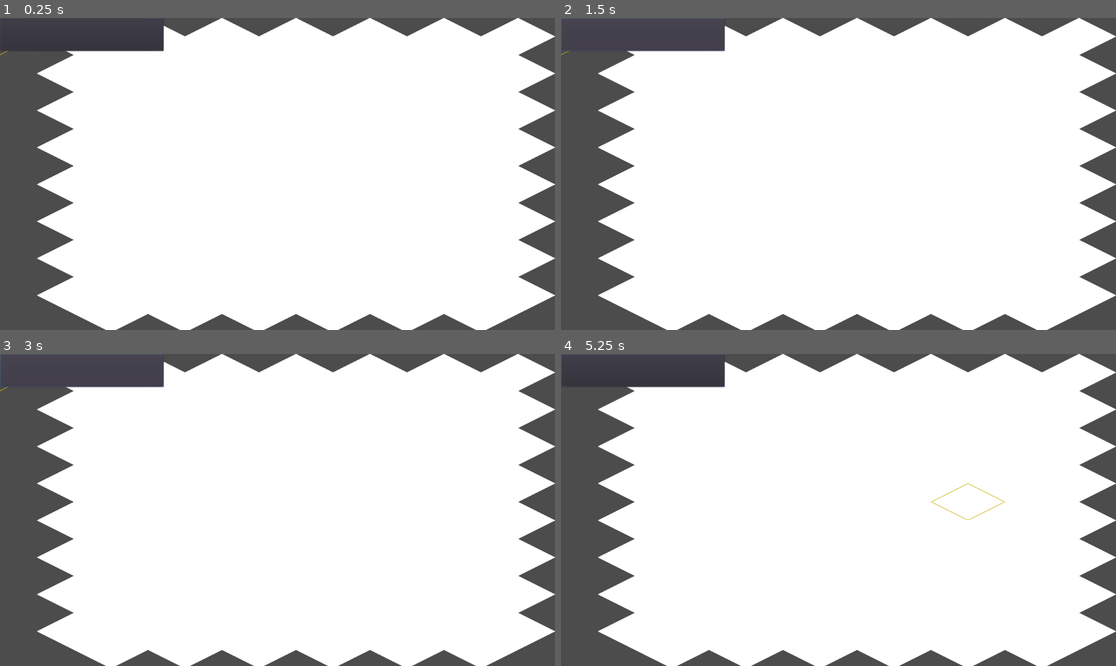
Above: before the commit, frames 1-4 (two rows, left to right).
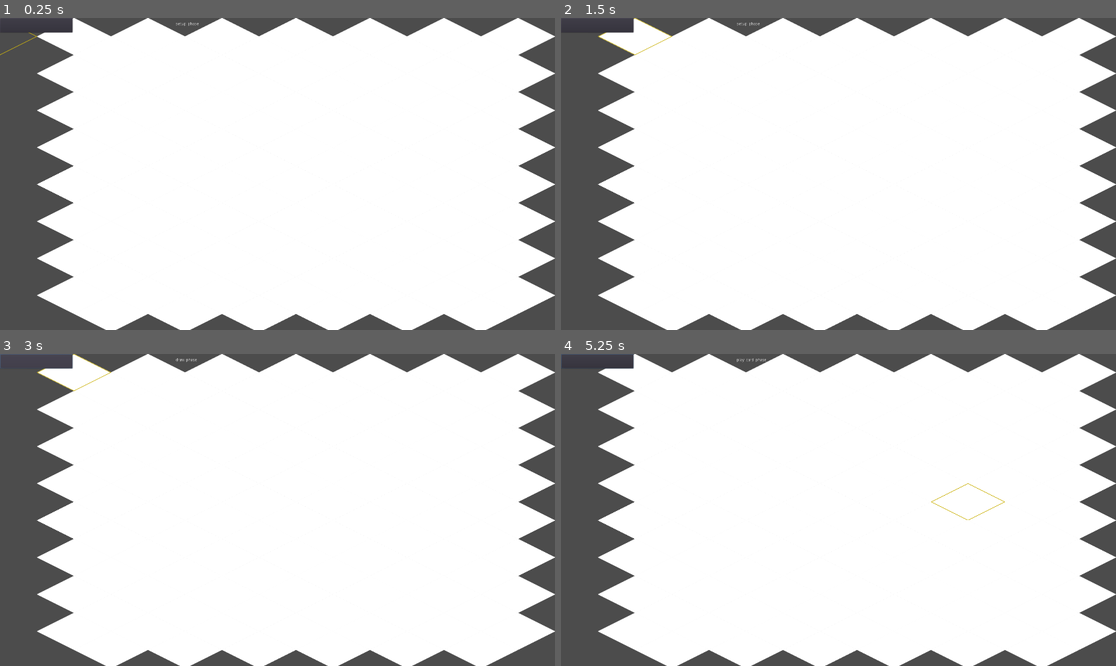
Above: after the commit, the same moments.

Repository: sondahkind/nom-nom-skyscraper
Game: Godot game, scene res://Scenes/Main.tscn
Two runs of this game, one before a commit and one after it. Both use one fixed random seed, a clock stepped at 60 frames per second and the inputs below.
Inputs (mouse positions are in pixels of both pictures, inside the frame that each line leads up to):
- Up to frame 1 (0.25 s): no input
- Up to frame 2 (1.5 s): click (644, 33) at 0.52 s; click (644, 33) at 1.27 s
- Up to frame 3 (3 s): click (38, 360) at 2.02 s; click (38, 360) at 2.77 s
- Up to frame 4 (5.25 s): click (644, 369) at 3.52 s; click (599, 360) at 4.27 s; tap Enter at 5 s; move the mouse to (960, 494) at 5.02 s; click (960, 494) at 5.17 s

The runs differ from the first frame. In frame 1, 1.7% of the frame differs, in the area x 1-36%, y 0-11%; in frame 2, 1.7%, in the area x 0-36%, y 0-13%; in frame 3, 1.7%; in frame 4, 1.7%.

Commit message:
added button to switch between phases

Diff:
--- a/nom-nom-skyscraper/Scenes/Main.tscn
+++ b/nom-nom-skyscraper/Scenes/Main.tscn
@@ -1,7 +1,9 @@
-[gd_scene load_steps=3 format=2]
+[gd_scene load_steps=5 format=2]
 
 [ext_resource path="res://Assets/Tiles/tiles.tres" type="TileSet" id=1]
 [ext_resource path="res://Scripts/TileEdit.gd" type="Script" id=2]
+[ext_resource path="res://Scripts/NextPhaseButton.gd" type="Script" id=3]
+[ext_resource path="res://Scripts/GameLogic.gd" type="Script" id=4]
 
 [node name="Node2D" type="Node2D"]
 
@@ -15,10 +17,24 @@
 script = ExtResource( 2 )
 
 [node name="GameLogic" type="Node" parent="."]
+script = ExtResource( 4 )
 
-[node name="NextPhase" type="Button" parent="."]
-margin_right = 566.0
-margin_bottom = 114.0
+[node name="CurrentPhaseLabel" type="Label" parent="GameLogic"]
+margin_left = 608.0
+margin_top = 14.0
+margin_right = 689.0
+margin_bottom = 49.0
+text = "Test"
 __meta__ = {
 "_edit_use_anchors_": false
 }
+
+[node name="NextPhaseButton" type="Button" parent="."]
+margin_right = 251.0
+margin_bottom = 50.0
+script = ExtResource( 3 )
+__meta__ = {
+"_edit_use_anchors_": false
+}
+
+[connection signal="pressed" from="NextPhaseButton" to="NextPhaseButton" method="_on_NextPhaseButton_pressed"]
--- a/nom-nom-skyscraper/Scripts/GameLogic.gd
+++ b/nom-nom-skyscraper/Scripts/GameLogic.gd
@@ -15,8 +15,10 @@
 
 
 # Called every frame. 'delta' is the elapsed time since the previous frame.
-#func _process(delta):
-#	pass
+func _process(delta):
+	# get_node("CurrentPhaseLabel").text = "pre_phase"
+	phase_manager()
+	pass
 
 func phase_manager():
 	if (currentPhase == 0):
--- /dev/null
+++ b/nom-nom-skyscraper/Scripts/NextPhaseButton.gd
@@ -0,0 +1,19 @@
+extends Button
+
+# Declare member variables here. Examples:
+# var a = 2
+# var b = "text"
+
+
+# Called when the node enters the scene tree for the first time.
+func _ready():
+	pass # Replace with function body.
+
+func _on_NextPhaseButton_pressed():
+	print("button was pressed")
+	var game_logic_node = get_node("/root/Node2D/GameLogic")
+	game_logic_node.next_phase()
+
+# Called every frame. 'delta' is the elapsed time since the previous frame.
+#func _process(delta):
+#	pass
